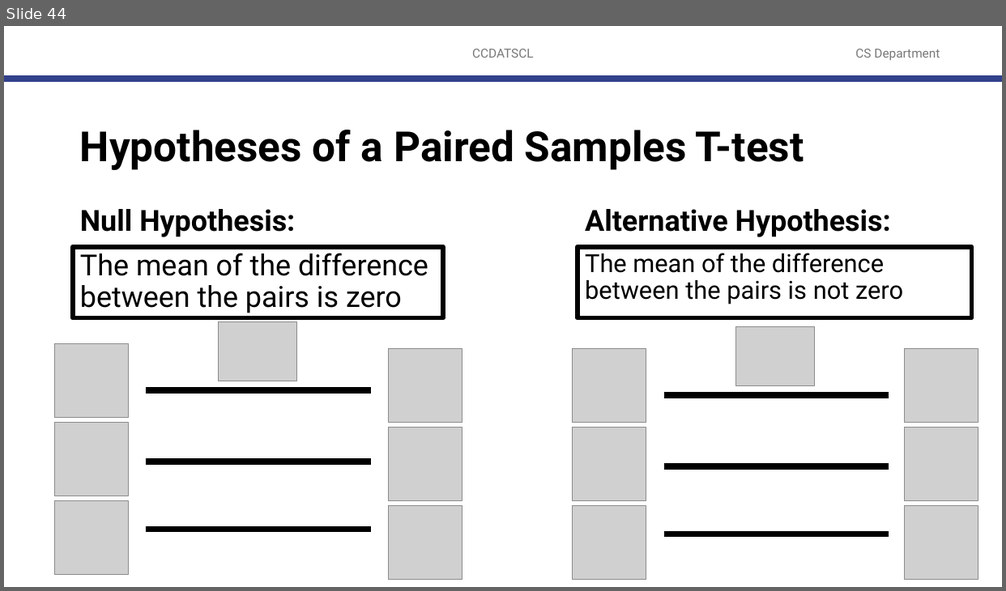
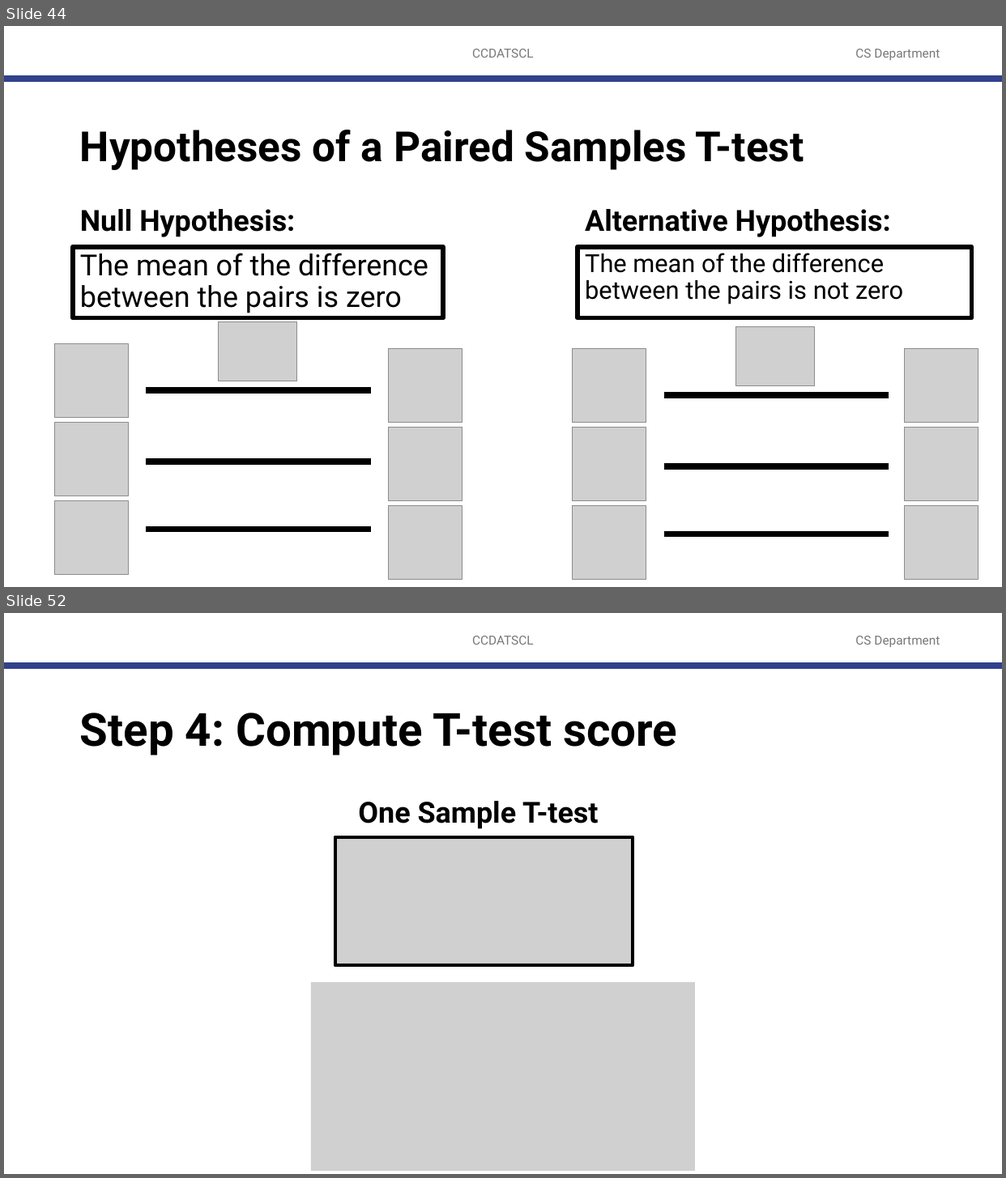
Before and after one commit to robitussin/CCDATS1L, a slide deck: 10 - Statistical Inference Tests/T-test.pptx. Shown one above the other, each under a label of ours: slide 44 before the commit, slides 44 and 52 after it; the slides between them are not shown. The pictures are 1006x591 and 1006x1178 pixels, drawn with LibreOffice and Linux fonts; fonts in the diff are those of the drawing; grey boxes stand for pictures; background and template pictures are left out. Boxes give left, top, right and bottom in pixels: in the first picture for what was removed or moved away, otherwise in the second. Text is boxed around its words. In the diff, an @@ line names an element or a change of style, - is before the commit and + after.

```diff
--- a/10 - Statistical Inference Tests/T-test.pptx
+++ b/10 - Statistical Inference Tests/T-test.pptx
@@ slide 52 added at [4,613,1002,1174], background #FFFFFF; not listed: 3 template elements that a slide beside it also shows @@
@@ title added at [80,713,677,756], 44 pt, text #000000, bold @@
+Step 4: Compute T-test score
@@ text added at [358,801,598,829], 28 pt, text #000000, bold @@
+One Sample T-test
@@ picture added at [335,837,633,965] @@
@@ picture added at [311,982,695,1171] @@
```
Also in this commit, not shown: 17 other slides added.
